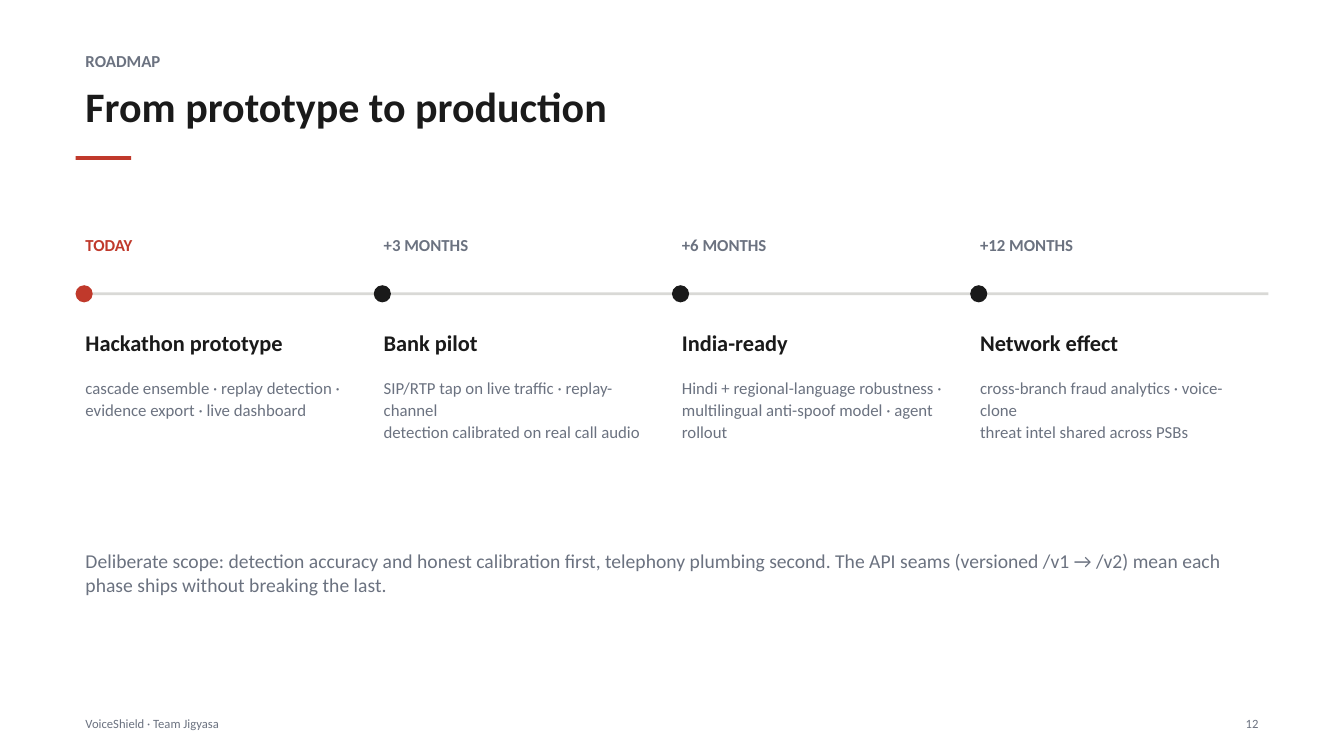
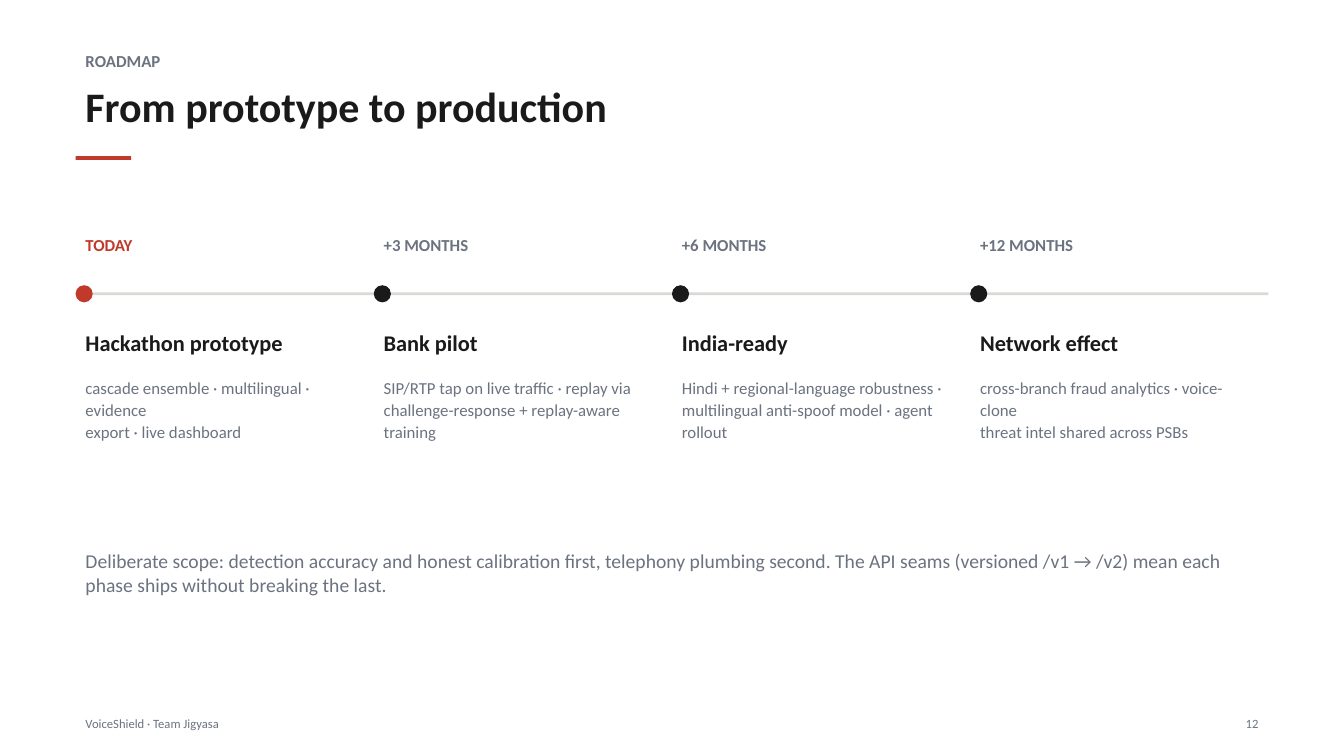
Before and after one commit to serqeta/Jigyasa, a slide deck: slide 12 of docs/presentation/VoiceShield_Jigyasa_UCOPSB.pptx. Drawn at 1344x756 pixels with LibreOffice and Linux fonts; fonts in the diff are those of the drawing. Boxes give left, top, right and bottom in pixels: in the first picture for what was removed or moved away, otherwise in the second. Text is boxed around its words. In the diff, an @@ line names an element or a change of style, - is before the commit and + after.

```diff
--- a/docs/presentation/VoiceShield_Jigyasa_UCOPSB.pptx
+++ b/docs/presentation/VoiceShield_Jigyasa_UCOPSB.pptx
@@ text at (x1=85, y1=382, x2=302, y2=441): text changed @@
-cascade ensemble · replay detection ·
-evidence export · live dashboard
+cascade ensemble · multilingual · evidence
+export · live dashboard
@@ text at (x1=384, y1=382, x2=630, y2=441): text changed @@
-SIP/RTP tap on live traffic · replay-channel
-detection calibrated on real call audio
+SIP/RTP tap on live traffic · replay via
+challenge-response + replay-aware training
```
Also in this commit, not shown: 2 other slides changed, 3 other files.
